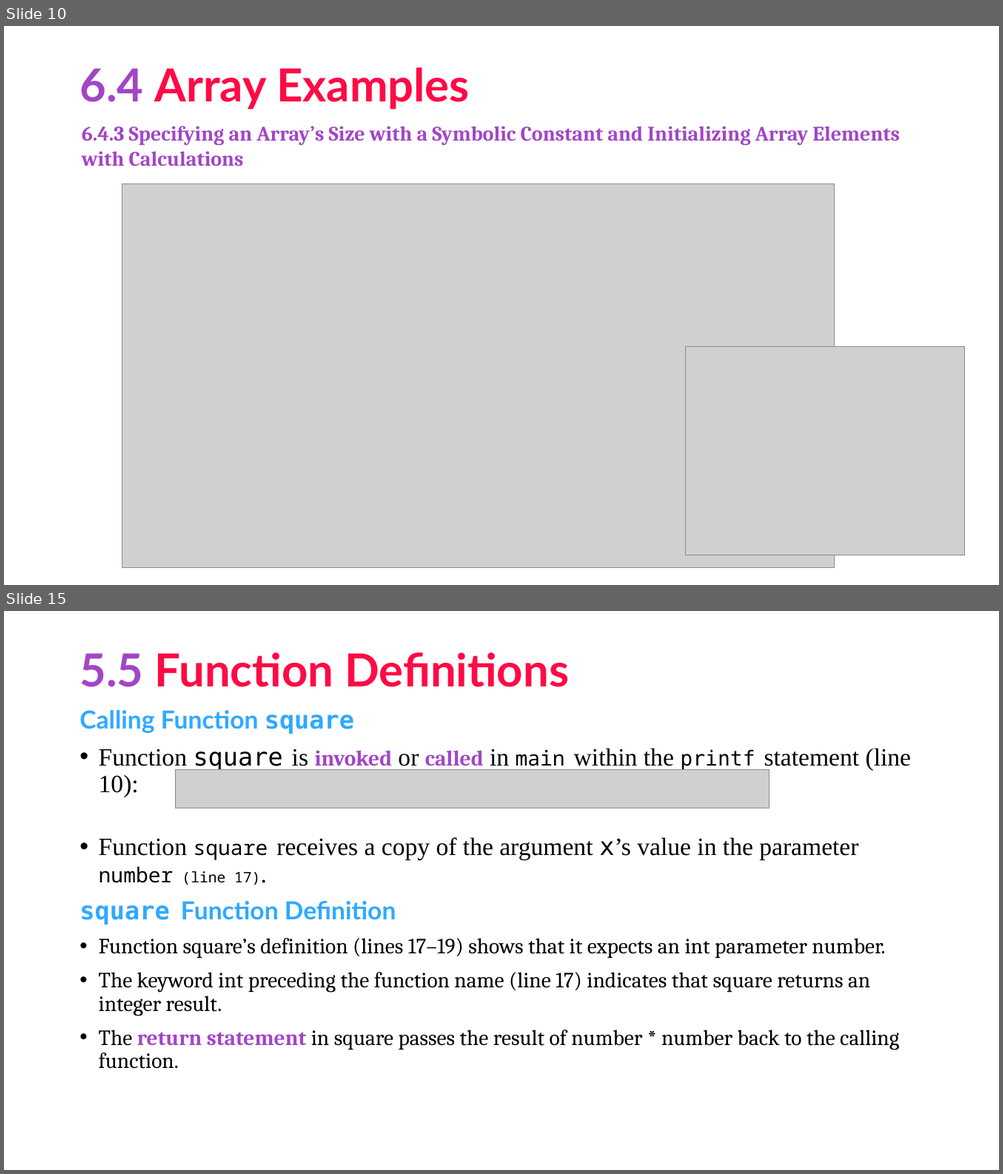
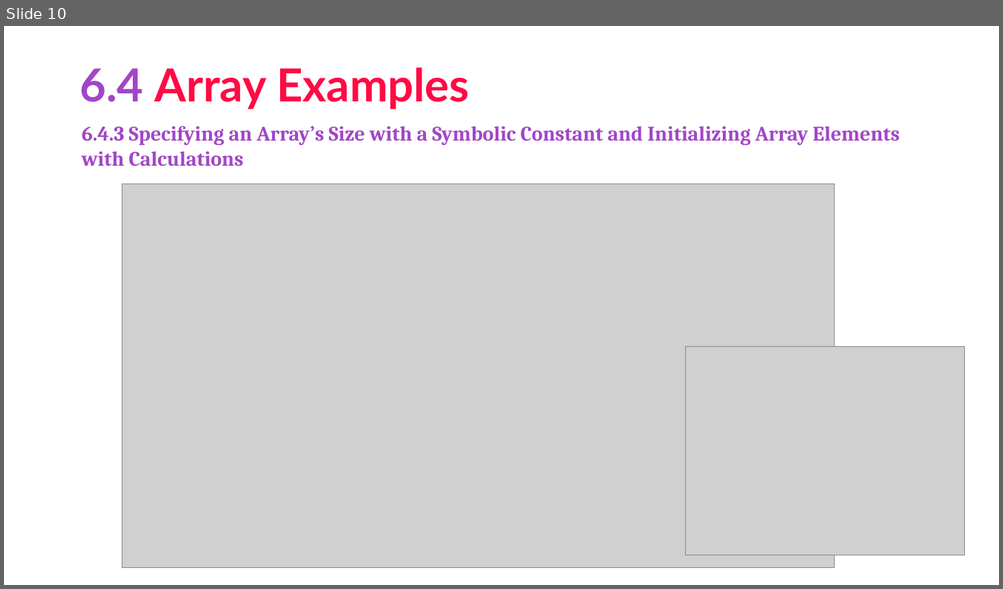
Before and after one commit to asimriaz/FOP, a slide deck: Chapter 6.pptx. Shown one above the other, each under a label of ours: slides 10 and 15 before the commit, slide 10 after it; the slides between them are not shown. The pictures are 1003x1174 and 1003x589 pixels, drawn with LibreOffice and Linux fonts; fonts in the diff are those of the drawing; grey boxes stand for pictures; background and template pictures are left out. Boxes give left, top, right and bottom in pixels: in the first picture for what was removed or moved away, otherwise in the second. Text is boxed around its words. In the diff, an @@ line names an element or a change of style, - is before the commit and + after.

```diff
--- a/Chapter 6.pptx
+++ b/Chapter 6.pptx
@@ slide 15 removed at (4, 611, 999, 1170), background #FFFFFF @@
@@ title removed at (79, 652, 569, 687) @@
-5.5 Function Definitions
@@ text removed at (79, 710, 911, 1069) @@
-Calling Function square
-• Function square is invoked or called in main within the printf statement (line 10):
-• Function square receives a copy of the argument x’s value in the parameter number (line 17).
-square Function Definition
-• Function square’s definition (lines 17–19) shows that it expects an int parameter number.
-• The keyword int preceding the function name (line 17) indicates that square returns an integer result.
-• The return statement in square passes the result of number * number back to the calling function.
@@ picture removed at (175, 769, 768, 808) @@
```
Also in this commit, not shown: 2 slides changed, 7 slides added, 23 other slides removed.
